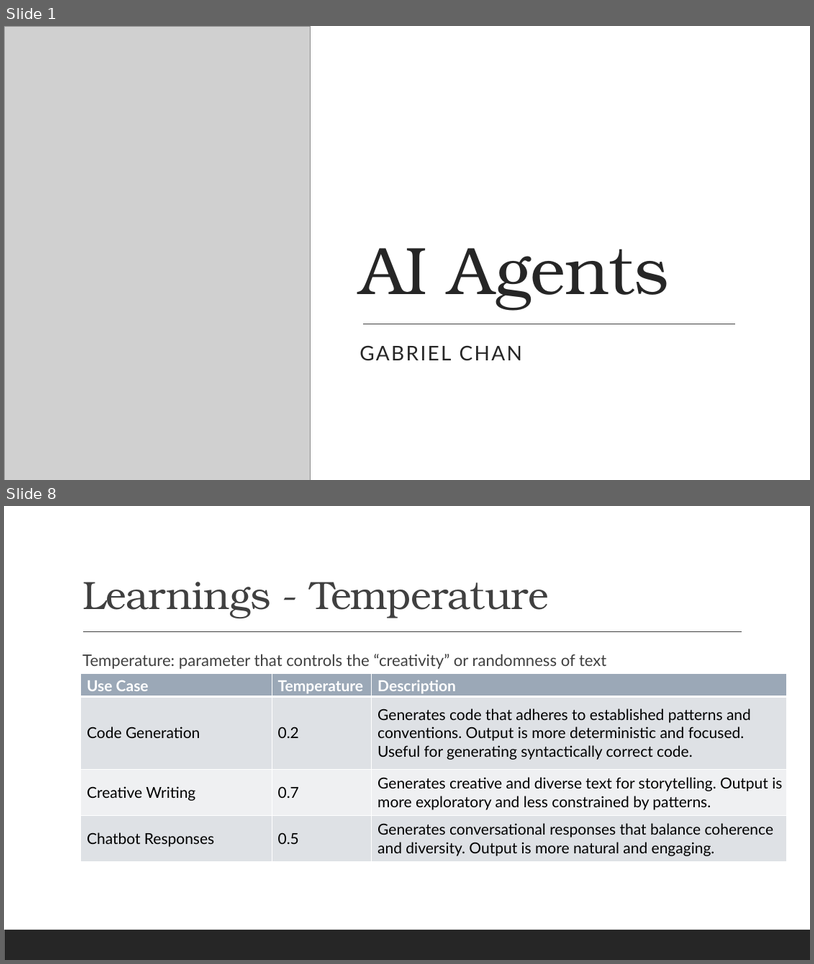
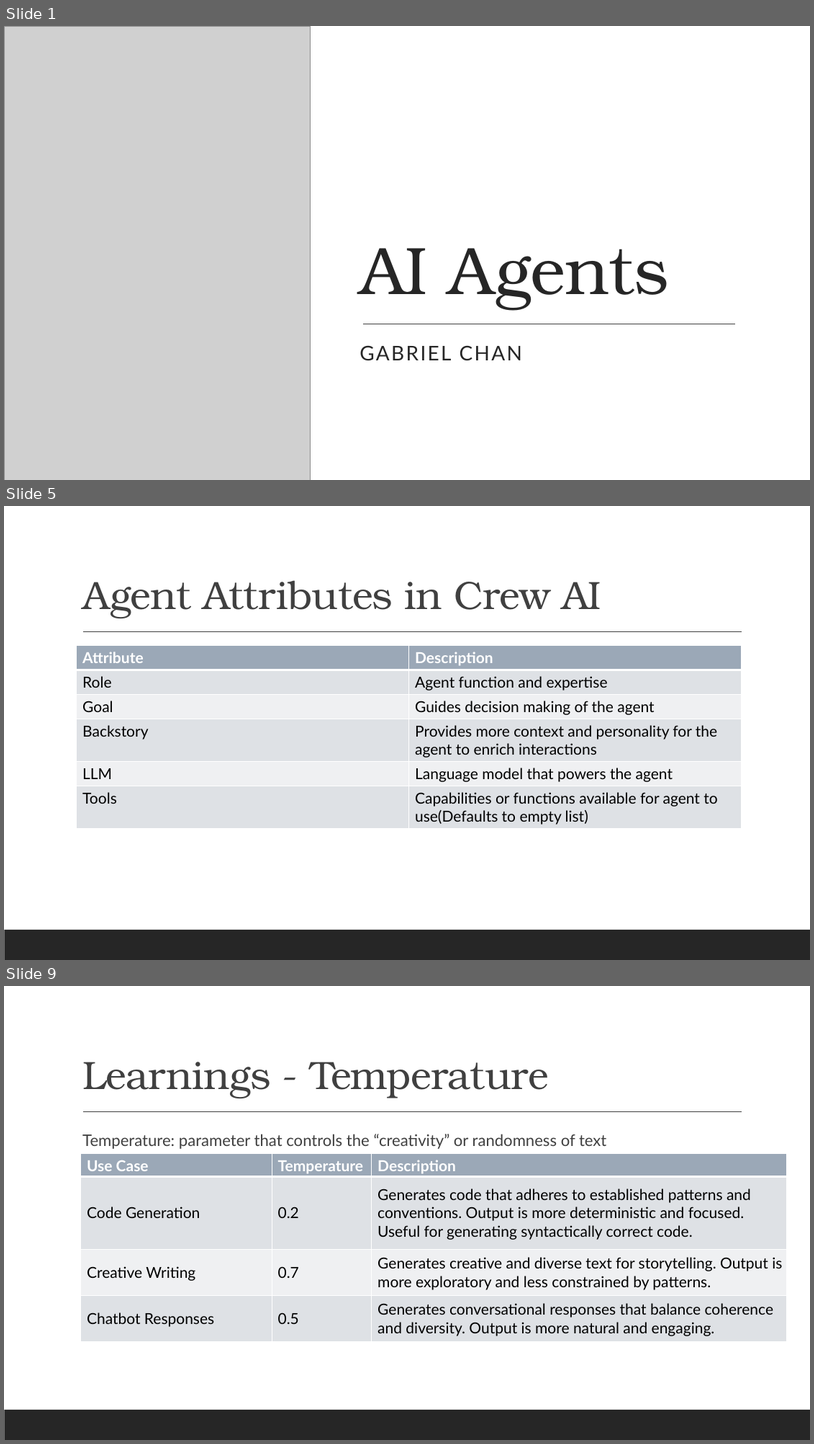
Before and after one commit to gabrielchanyk/pdf-ppt_agentic_workflow, a slide deck: AI Agents.pptx. Shown one above the other, each under a label of ours: slides 1 and 8 before the commit, slides 1, 5 and 9 after it; the slides between them are not shown. The pictures are 814x964 and 814x1444 pixels, drawn with LibreOffice and Linux fonts; fonts in the diff are those of the drawing; grey boxes stand for pictures. Boxes give left, top, right and bottom in pixels: in the first picture for what was removed or moved away, otherwise in the second. Text is boxed around its words. In the diff, an @@ line names an element or a change of style, - is before the commit and + after.

```diff
--- a/AI Agents.pptx
+++ b/AI Agents.pptx
@@ slide 5 added at <box>4,506,810,960</box>, background #FFFFFF; not listed: 2 template elements that a slide beside it also shows @@
@@ title added at <box>82,580,602,618</box>, 47 pt, text #404040 @@
+Agent Attributes in Crew AI
@@ table added at <box>77,646,742,829</box>, 6 rows, 2 columns @@
+Attribute | Description
+Role | Agent function and expertise
+Goal | Guides decision making of the agent
+Backstory | Provides more context and personality for the agent to enrich interactions
+LLM | Language model that powers the agent
+Tools | Capabilities or functions available for agent to use(Defaults to empty list)
@@ what was slide 8 is now slide 9 @@
```
Also in this commit, not shown: 5 slides changed, 4 other slides added, 4 slides removed.
